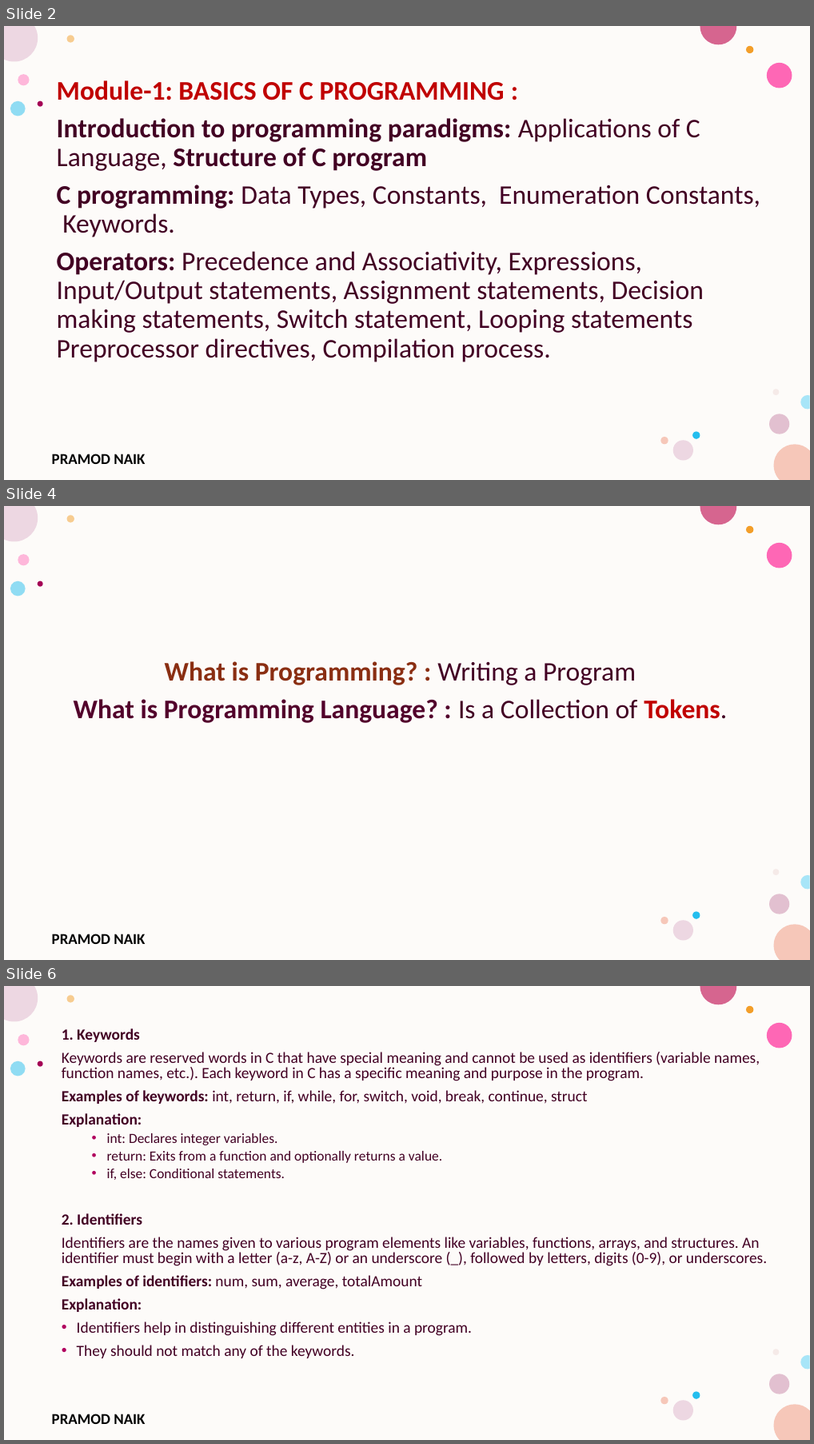
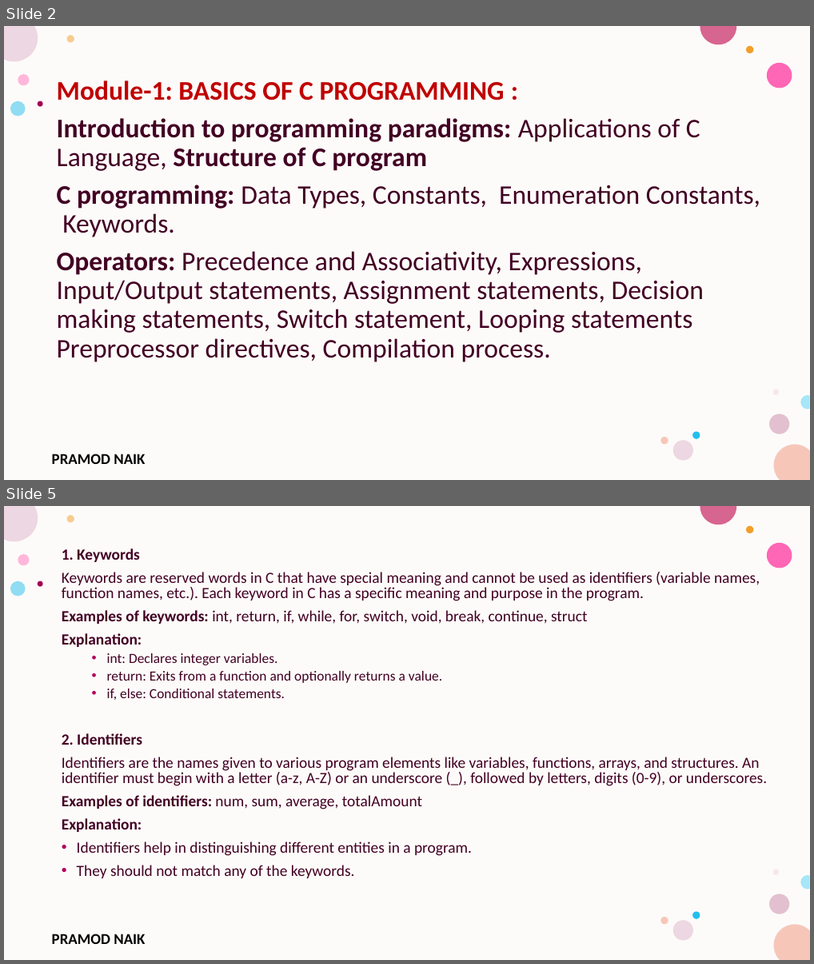
Before and after one commit to PRAMOD-VISHNU-NAIK/MCA-1st-Sem-Shridevi-College, a slide deck: Theory Class-Notes/Module-1.pptx. Shown one above the other, each under a label of ours: slides 2, 4 and 6 before the commit, slides 2 and 5 after it; the slides between them are not shown. The pictures are 814x1444 and 814x964 pixels, drawn with LibreOffice and Linux fonts; fonts in the diff are those of the drawing; background and template pictures are left out. Boxes give left, top, right and bottom in pixels: in the first picture for what was removed or moved away, otherwise in the second. Text is boxed around its words. In the diff, an @@ line names an element or a change of style, - is before the commit and + after.

```diff
--- a/Theory Class-Notes/Module-1.pptx
+++ b/Theory Class-Notes/Module-1.pptx
@@ slide 4 removed at (4,506,810,960), background #FFFFFF; not listed: 17 template elements that a slide beside it also shows @@
@@ text removed at (74,661,727,723) @@
-What is Programming? : Writing a Program
-What is Programming Language? : Is a Collection of Tokens.
@@ what was slide 6 is now slide 5 @@
```
Also in this commit, not shown: 3 slides changed, 1 other slide removed, 7 other files.
